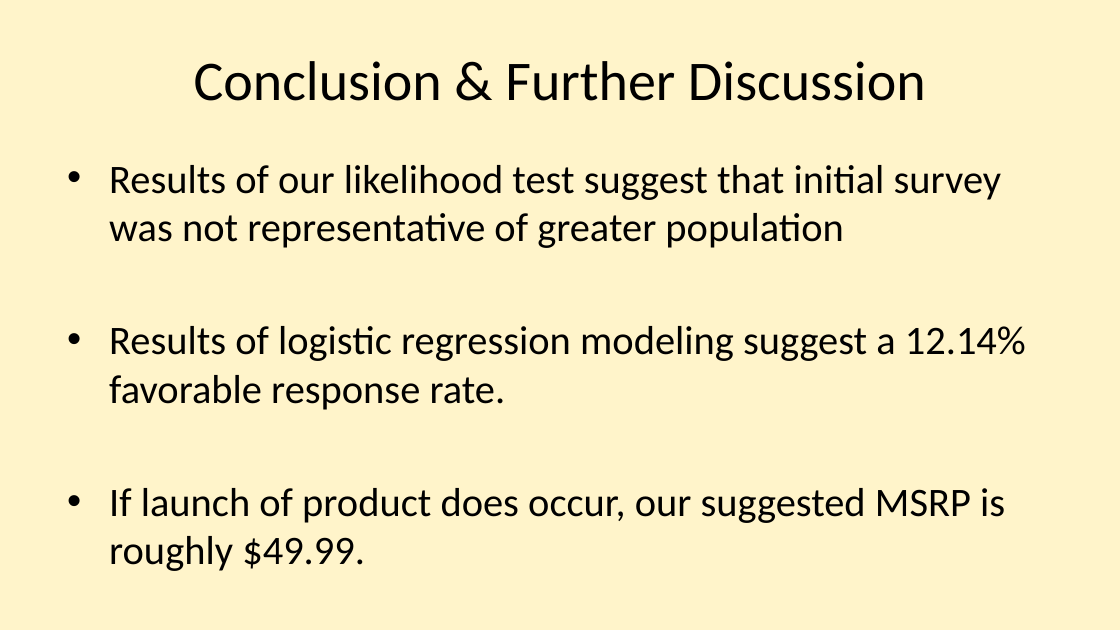
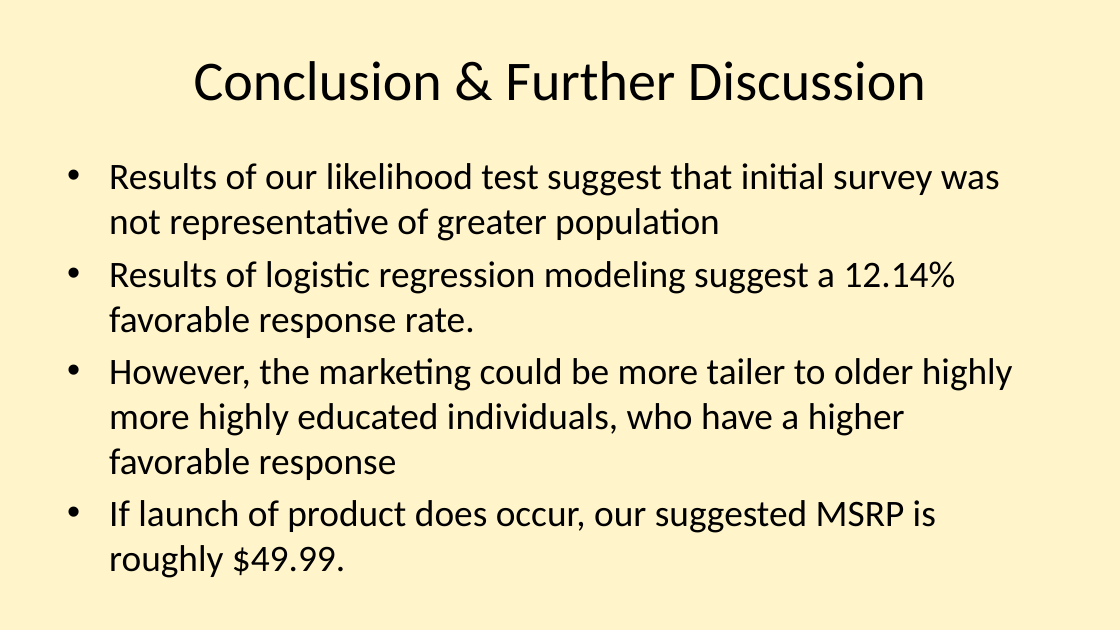
Before and after one commit to njmobley/Practicum-2, a slide deck: slide 31 of Practicum 2 presentation Nijia.pptx. Drawn at 1120x630 pixels with LibreOffice and Linux fonts; fonts in the diff are those of the drawing. Boxes give left, top, right and bottom in pixels: in the first picture for what was removed or moved away, otherwise in the second. Text is boxed around its words. In the diff, an @@ line names an element or a change of style, - is before the commit and + after.

Commit message:
updated slides

```diff
--- a/Practicum 2 presentation Nijia.pptx
+++ b/Practicum 2 presentation Nijia.pptx
@@ text at <box>109,163,1000,578</box>: size 26 to 24.1 pt in "Results of our likelihood test suggest that ...", "Results of logistic regression modeling suggest a ...", "If launch of product does occur, our ..." @@
@@ text at <box>109,358,1013,480</box>: paragraph added @@
+• However, the marketing could be more tailer to older highly more highly educated individuals, who have a higher favorable response
```
Also in this commit, not shown: 2 other files.
